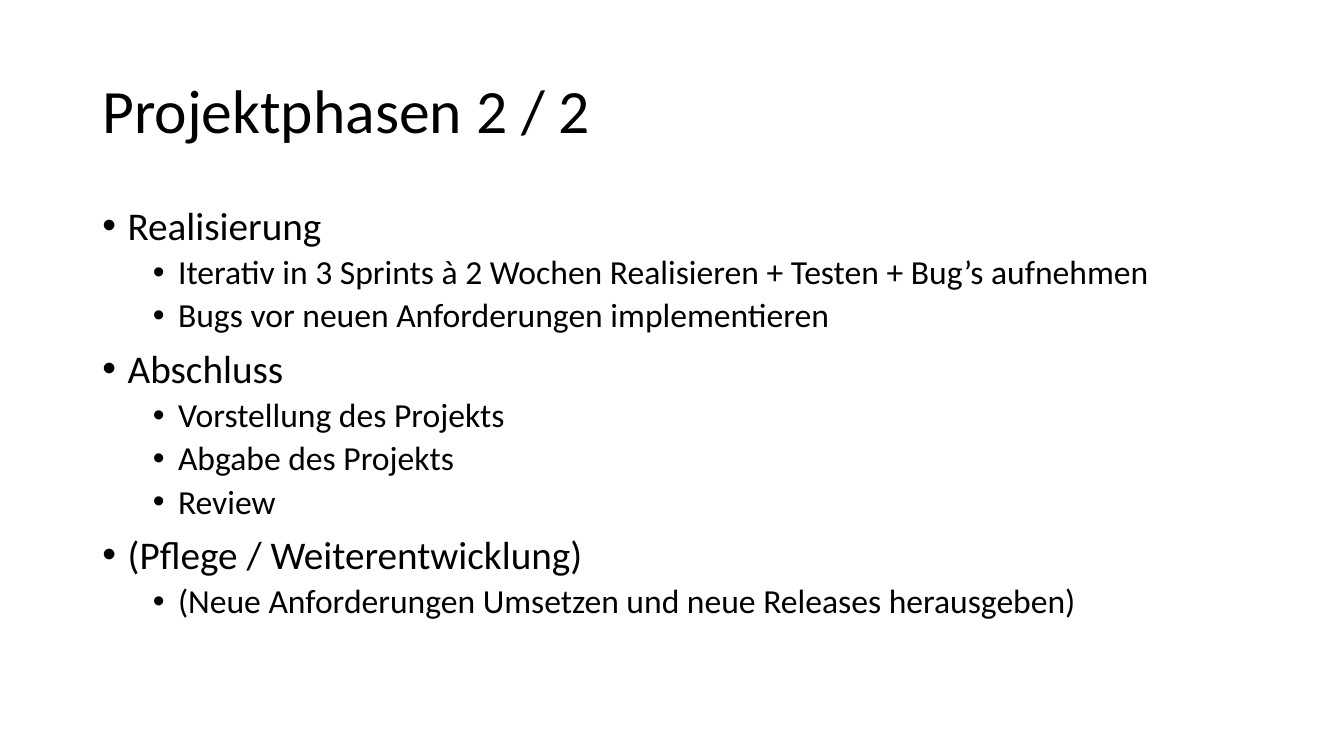
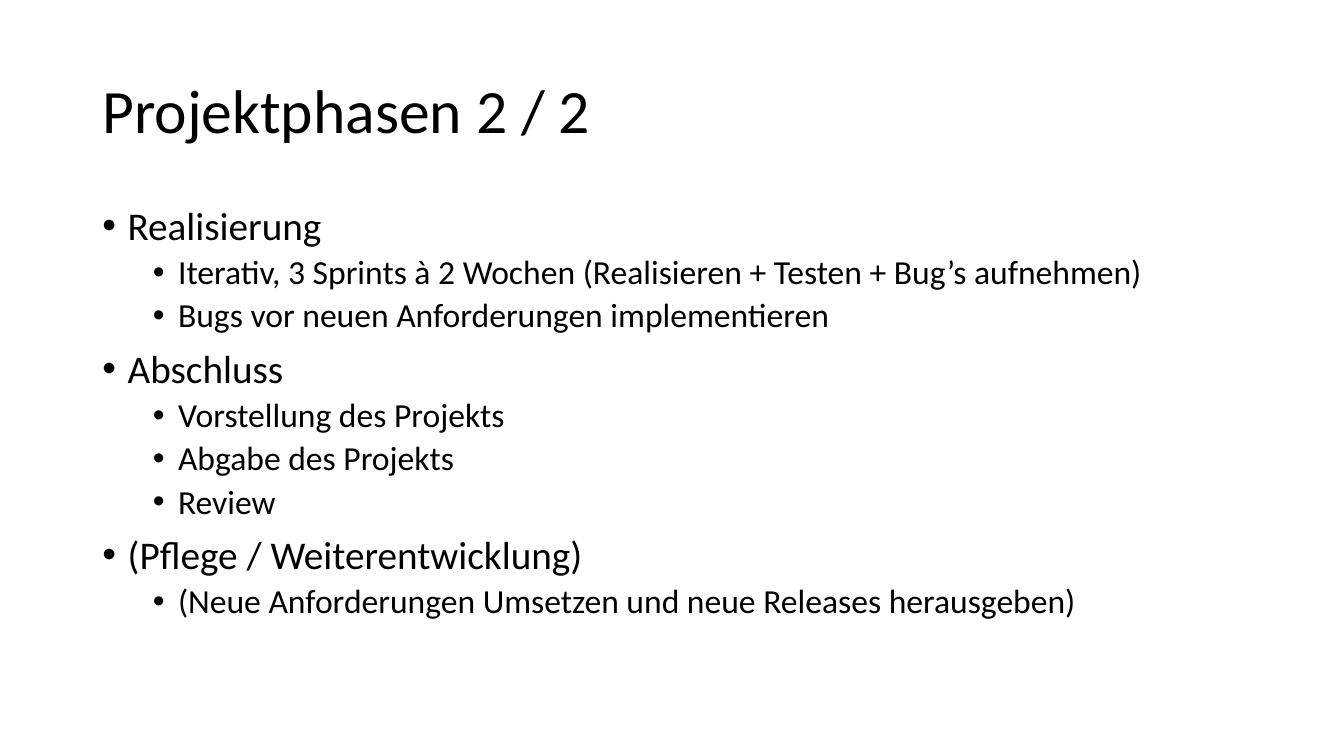
Before and after one commit to schne5/ch.bfh.bti7081.s2016.orange, a slide deck: slide 8 of doc/Task02/Task 2_orange.pptx. Drawn at 1344x756 pixels with LibreOffice and Linux fonts; fonts in the diff are those of the drawing. Boxes give left, top, right and bottom in pixels: in the first picture for what was removed or moved away, otherwise in the second. Text is boxed around its words. In the diff, an @@ line names an element or a change of style, - is before the commit and + after.

```diff
--- a/doc/Task02/Task 2_orange.pptx
+++ b/doc/Task02/Task 2_orange.pptx
@@ text at box(178, 259, 1141, 290): text changed @@
-  • Iterativ in 3 Sprints à 2 Wochen Realisieren + Testen + Bug’s aufnehmen
+  • Iterativ, 3 Sprints à 2 Wochen (Realisieren + Testen + Bug’s aufnehmen)
```
Also in this commit, not shown: 8 other slides changed.
